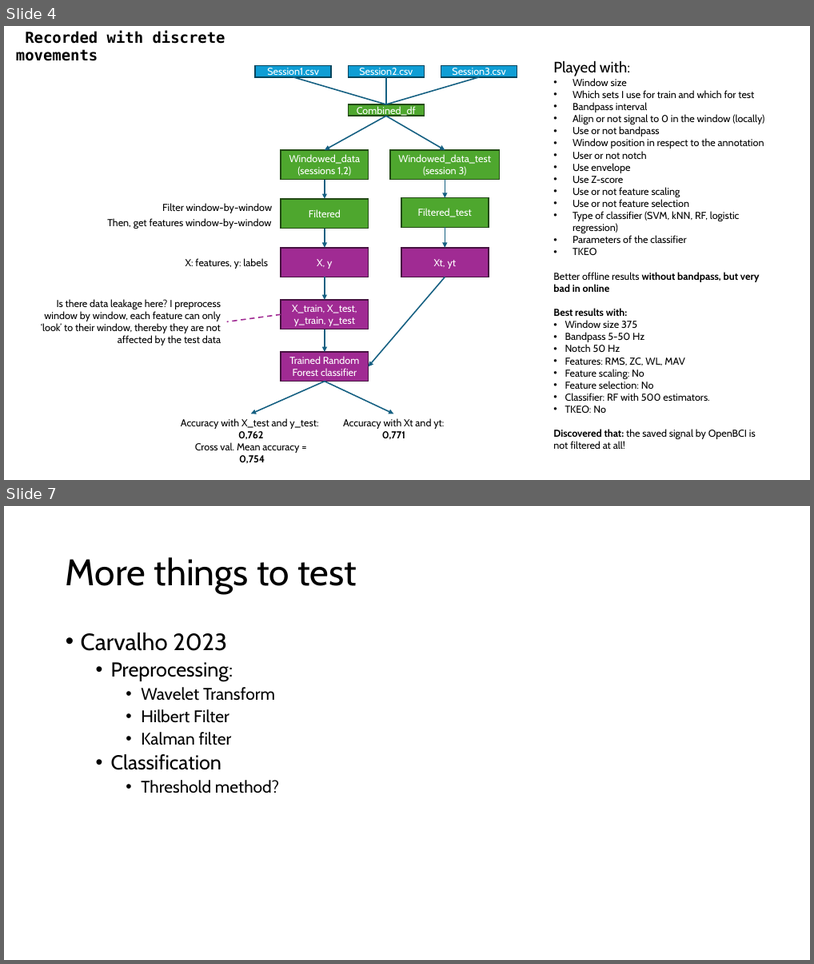
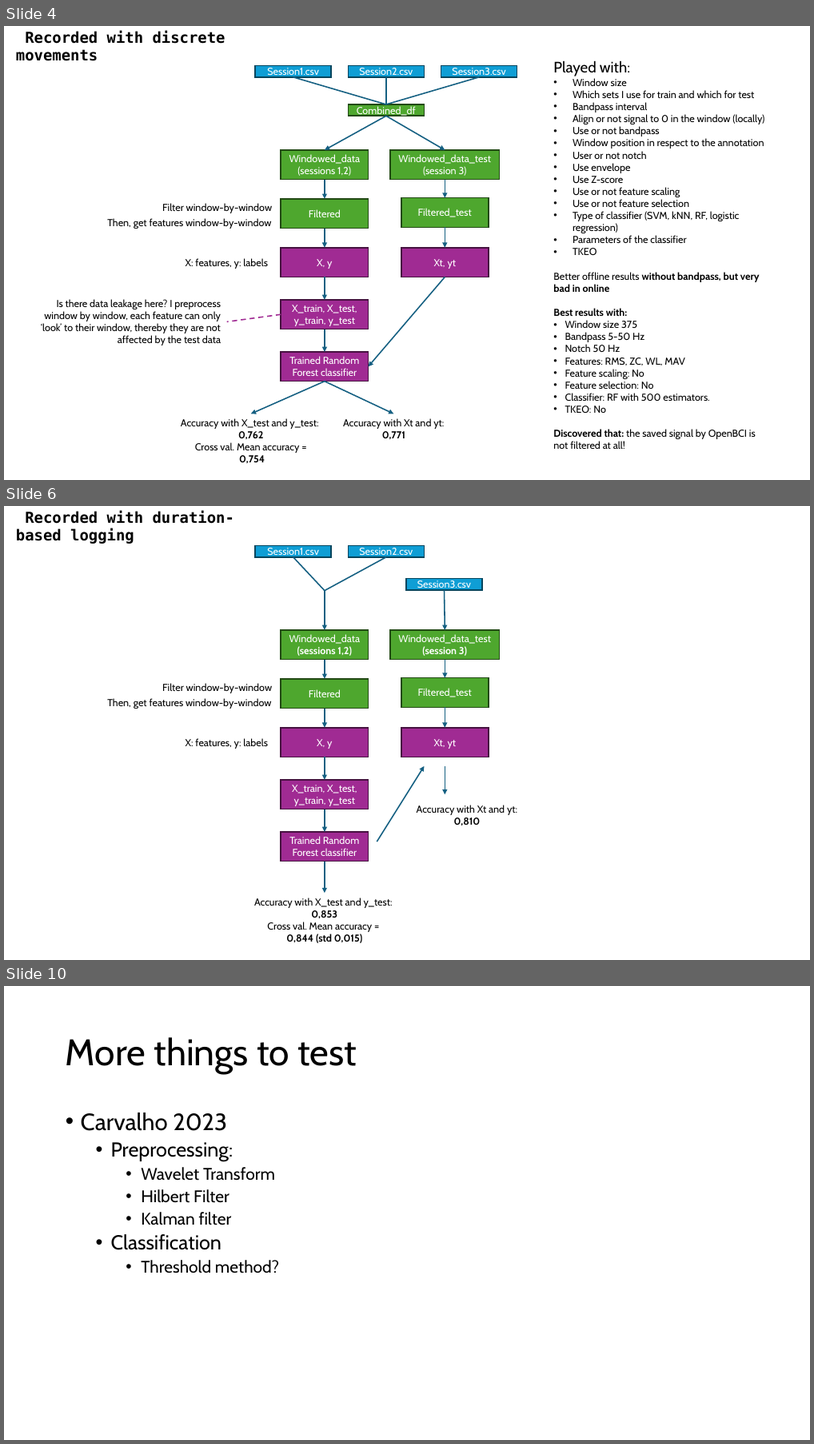
Before and after one commit to HyperDecahedron/tongue_emg_xr_project, a slide deck: docs/pipeline.pptx. Shown one above the other, each under a label of ours: slides 4 and 7 before the commit, slides 4, 6 and 10 after it; the slides between them are not shown. The pictures are 814x964 and 814x1444 pixels, drawn with LibreOffice and Linux fonts; fonts in the diff are those of the drawing. Boxes give left, top, right and bottom in pixels: in the first picture for what was removed or moved away, otherwise in the second. Text is boxed around its words. In the diff, an @@ line names an element or a change of style, - is before the commit and + after.

```diff
--- a/docs/pipeline.pptx
+++ b/docs/pipeline.pptx
@@ slide 6 added at [4, 506, 810, 960], background #FFFFFF @@
@@ rectangle added at [16, 517, 260, 535], fill #FFFFFF, 18 pt, text #000000, bold @@
+Recorded with duration-based logging
@@ rectangle added at [256, 546, 332, 557], fill #0F9ED5, outline #07455D 1.5 pt, 12 pt, text #FFFFFF @@
+Session1.csv
@@ rectangle added at [348, 546, 425, 557], fill #0F9ED5, outline #07455D 1.5 pt, 12 pt, text #FFFFFF @@
+Session2.csv
@@ line added from (293, 557) to (325, 591), #156082 1.5 pt @@
@@ line added from (386, 557) to (325, 591), #156082 1.5 pt @@
@@ arrow added from (325, 590) to (325, 630), #156082 1.5 pt @@
@@ rectangle added at [406, 579, 482, 590], fill #0F9ED5, outline #07455D 1.5 pt, 12 pt, text #FFFFFF @@
+Session3.csv
@@ arrow added from (445, 590) to (445, 630), #156082 1.5 pt @@
@@ rectangle added at [281, 630, 369, 660], fill #4EA72E, outline #224914 1.5 pt, 12 pt, text #FFFFFF @@
+Windowed_data
+(sessions 1,2)
@@ rectangle added at [390, 630, 500, 660], fill #4EA72E, outline #224914 1.5 pt, 12 pt, text #FFFFFF @@
+Windowed_data_test
+(session 3)
@@ arrow added from (325, 659) to (325, 679), #156082 1.5 pt @@
@@ arrow added from (445, 659) to (445, 678), #156082 1.5 pt @@
@@ text added at [162, 683, 272, 693], 12 pt, text #000000 @@
+Filter window-by-window
@@ rectangle added at [281, 679, 369, 708], fill #4EA72E, outline #224914 1.5 pt, 12 pt, text #FFFFFF @@
+Filtered
@@ rectangle added at [402, 678, 489, 708], fill #4EA72E, outline #224914 1.5 pt, 12 pt, text #FFFFFF @@
+Filtered_test
@@ text added at [107, 698, 271, 708], 12 pt, text #000000 @@
+Then, get features window-by-window
@@ arrow added from (325, 708) to (325, 728), #156082 1.5 pt @@
@@ arrow added from (445, 707) to (445, 728), #156082 1.5 pt @@
@@ text added at [186, 738, 268, 748], 12 pt, text #000000 @@
+X: features, y: labels
@@ rectangle added at [281, 728, 369, 757], fill #A02B93, outline #461340 1.5 pt, 12 pt, text #FFFFFF @@
+X, y
@@ rectangle added at [402, 728, 489, 757], fill #A02B93, outline #461340 1.5 pt, 12 pt, text #FFFFFF @@
+Xt, yt
@@ arrow added from (325, 757) to (325, 780), #156082 1.5 pt @@
@@ arrow added from (378, 841) to (425, 766), #156082 1.5 pt @@
@@ arrow added from (445, 766) to (445, 794), #156082 1.5 pt @@
@@ rectangle added at [281, 780, 369, 809], fill #A02B93, outline #461340 1.5 pt, 12 pt, text #FFFFFF @@
+X_train, X_test, y_train, y_test
@@ arrow added from (325, 809) to (325, 832), #156082 1.5 pt @@
@@ text added at [417, 804, 518, 825], 12 pt, text #000000 @@
+Accuracy with Xt and yt: 0,810
@@ rectangle added at [281, 832, 369, 861], fill #A02B93, outline #461340 1.5 pt, 12 pt, text #FFFFFF @@
+Trained Random Forest classifier
@@ arrow added from (325, 861) to (325, 892), #156082 1.5 pt @@
@@ text added at [254, 897, 393, 943], 12 pt, text #000000 @@
+Accuracy with X_test and y_test:
+0,853
+Cross val. Mean accuracy =
+0,844 (std 0,015)
@@ what was slide 7 is now slide 10 @@
```
Also in this commit, not shown: 1 slide changed, 2 other slides added, 8 other files.
